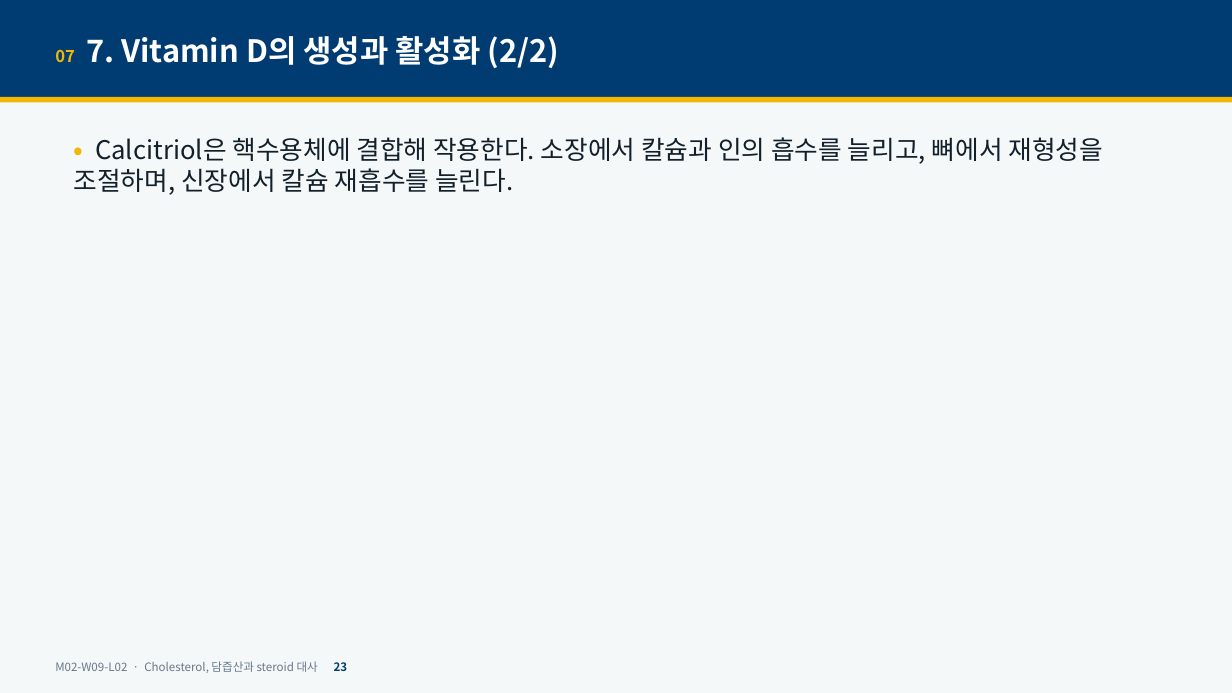
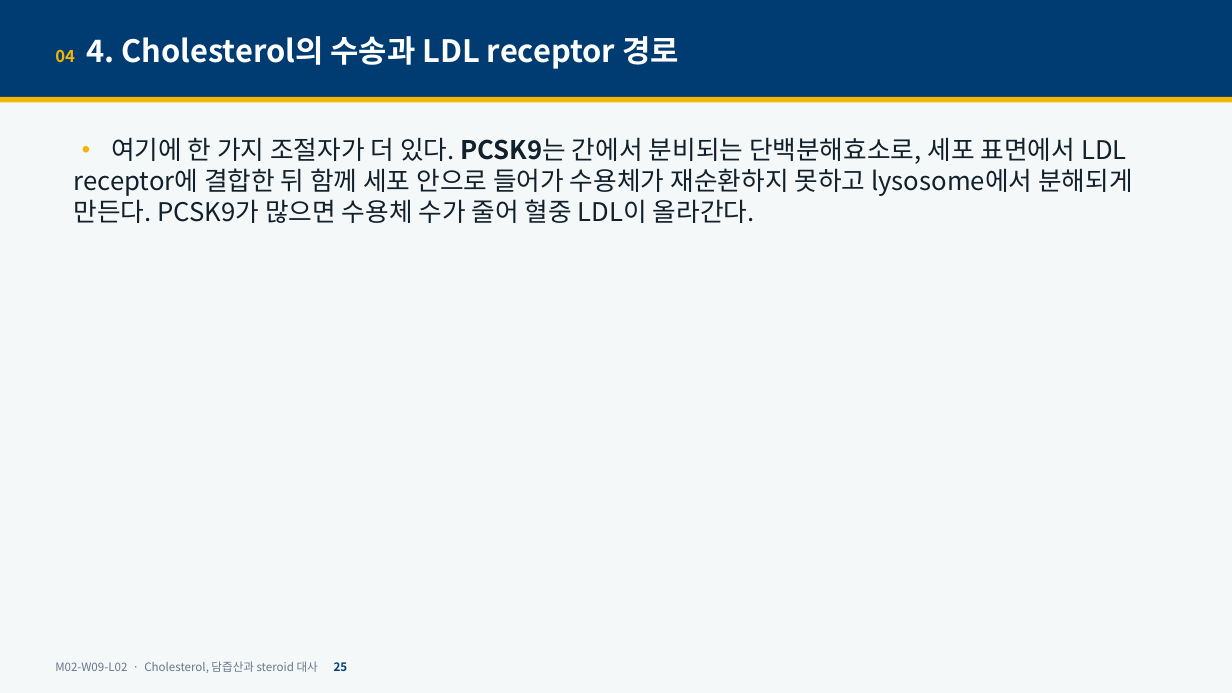
Before and after one commit to hoperiasd2/hoperiasd2.github.io, a slide deck: slide 25 of curriculum/M02/W09/L02/slides.pptx (slide 23 before the commit). Drawn at 1232x693 pixels with LibreOffice and Linux fonts; fonts in the diff are those of the drawing. Boxes give left, top, right and bottom in pixels: in the first picture for what was removed or moved away, otherwise in the second. Text is boxed around its words. In the diff, an @@ line names an element or a change of style, - is before the commit and + after.

```diff
--- a/curriculum/M02/W09/L02/slides.pptx
+++ b/curriculum/M02/W09/L02/slides.pptx
@@ text at bbox=[55, 36, 679, 69]: text changed @@
-07 7. Vitamin D의 생성과 활성화 (2/2)
+04 4. Cholesterol의 수송과 LDL receptor 경로
@@ text at bbox=[74, 137, 1133, 223]: text changed @@
-• Calcitriol은 핵수용체에 결합해 작용한다. 소장에서 칼슘과 인의 흡수를 늘리고, 뼈에서 재형성을 조절하며, 신장에서 칼슘 재흡수를 늘린다.
+• 여기에 한 가지 조절자가 더 있다. PCSK9는 간에서 분비되는 단백분해효소로, 세포 표면에서 LDL receptor에 결합한 뒤 함께 세포 안으로 들어가 수용체가 재순환하지 못하고 lysosome에서 분해되게 만든다. PCSK9가 많으면 수용체 수가 줄어 혈중 LDL이 올라간다.
@@ text at bbox=[55, 661, 348, 673]: text changed @@
-M02-W09-L02 · Cholesterol, 담즙산과 steroid 대사 23
+M02-W09-L02 · Cholesterol, 담즙산과 steroid 대사 25
```
Also in this commit, not shown: 31 other slides changed, 13 slides added, 3 other files.
